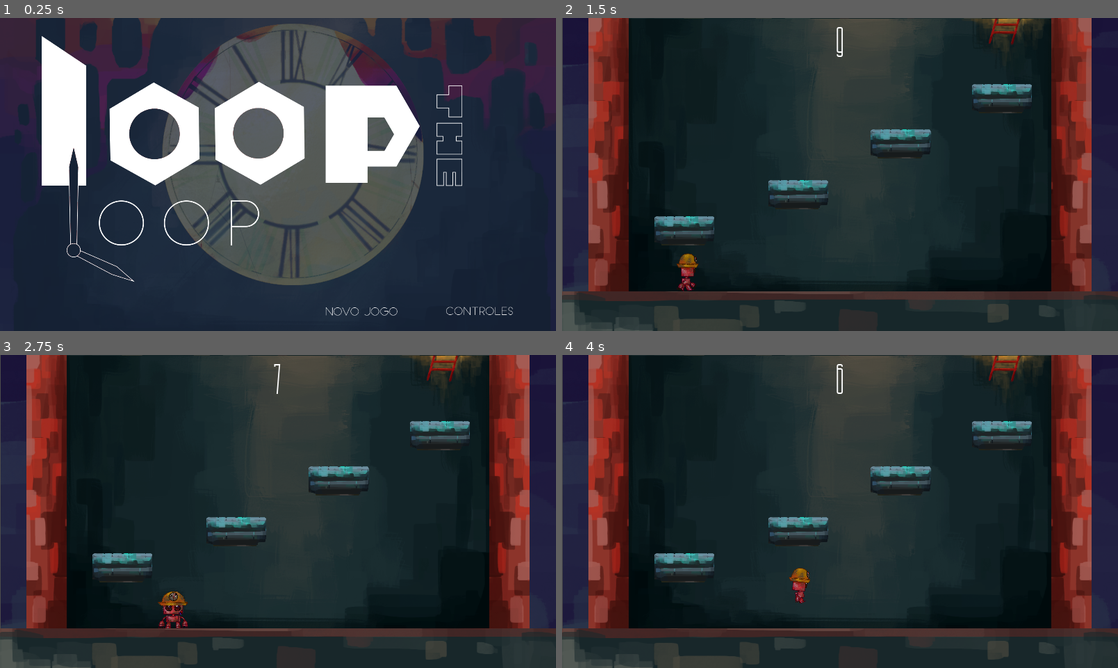
Above: before the commit, frames 1-4 (two rows, left to right).
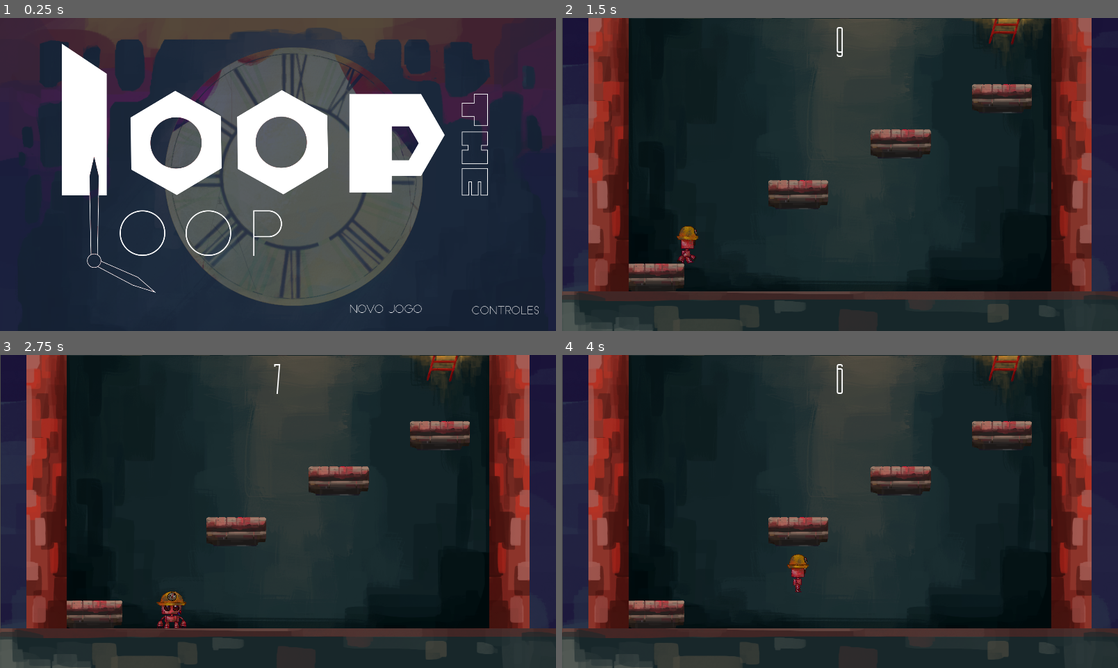
Above: after the commit, the same moments.

Repository: kcabra/clocky
Game: Godot game, scene res://holders/menu/main menu loop the loop.tscn
Same seed, same stepped clock (60 frames per second), same inputs: the game is played once before the commit and once after it.
Inputs (mouse positions are in pixels of both pictures, inside the frame that each line leads up to; where the layout moved, square brackets give the same spot in the first picture):
- Up to frame 1 (0.25 s): no input
- Up to frame 2 (1.5 s): click (951, 312) [928, 315] at 0.5 s; tap Enter at 1.25 s; hold D (move_right) from 1.28 s (still down); hold Space (place) from 1.28 s (still down)
- Up to frame 3 (2.75 s): release D (move_right) at 2.03 s; release Space (place) at 2.03 s; hold S (move_down) from 2.03 s (still down); tap Space (place) at 2.1 s
- Up to frame 4 (4 s): release S (move_down) at 2.78 s; hold D (move_right) 2.78-3.53 s; hold Space (place) 2.78-3.53 s; hold W (move_up) from 3.53 s (still down); tap Space (place) at 3.6 s

The runs differ from the first frame. In frame 1, 32% of the frame differs, in the area x 2-100%, y 0-96%; in frame 2, 3.4%; in frame 3, 3.4%; in frame 4, 3.4%.

Commit message:
jam release

Diff:
--- a/holders/menu/main menu loop the loop.tscn
+++ b/holders/menu/main menu loop the loop.tscn
@@ -13,31 +13,25 @@
 [node name="Title menu" type="Control"]
 anchor_right = 1.0
 anchor_bottom = 1.0
-margin_left = 507.123
-margin_top = -88.2924
-margin_right = 507.123
-margin_bottom = -88.2924
 script = ExtResource( 9 )
 __meta__ = {
 "_edit_use_anchors_": false
 }
 
-[node name="Sprite2" type="Sprite" parent="."]
-position = Vector2( 130.837, 440.658 )
-scale = Vector2( 1.01256, 1.01256 )
+[node name="bg" type="TextureRect" parent="."]
+anchor_top = -0.03
+margin_right = 1280.0
+margin_bottom = 828.4
 texture = ExtResource( 1 )
-
-[node name="Sprite" type="Sprite" parent="."]
-position = Vector2( 689.335, 169.993 )
-scale = Vector2( 0.68107, 0.68107 )
-texture = ExtResource( 3 )
-offset = Vector2( -904.163, 392.45 )
+__meta__ = {
+"_edit_use_anchors_": false
+}
 
 [node name="newgame" type="TextureButton" parent="."]
-margin_left = 231.877
-margin_top = 672.292
-margin_right = 431.877
-margin_bottom = 872.292
+margin_left = 795.0
+margin_top = 578.0
+margin_right = 995.0
+margin_bottom = 778.0
 texture_normal = ExtResource( 2 )
 texture_pressed = ExtResource( 5 )
 texture_hover = ExtResource( 4 )
@@ -46,19 +40,28 @@
 }
 
 [node name="instrucoes" type="TextureButton" parent="."]
-anchor_left = 0.178
-anchor_top = 0.811
-anchor_right = 0.178
-anchor_bottom = 0.811
-margin_left = 271.037
-margin_top = 138.372
-margin_right = 502.037
-margin_bottom = 223.372
+margin_left = 1066.0
+margin_top = 632.0
+margin_right = 1266.0
+margin_bottom = 832.0
 texture_normal = ExtResource( 8 )
 texture_pressed = ExtResource( 6 )
 texture_hover = ExtResource( 7 )
 __meta__ = {
 "_edit_use_anchors_": false
 }
+
+[node name="bg2" type="TextureRect" parent="."]
+margin_left = 633.0
+margin_top = 371.0
+margin_right = 633.0
+margin_bottom = 371.0
+rect_scale = Vector2( 0.689823, 0.689823 )
+texture = ExtResource( 3 )
+expand = true
+stretch_mode = 4
+__meta__ = {
+"_edit_use_anchors_": true
+}
 [connection signal="pressed" from="newgame" to="." method="_on_newgame_pressed"]
 [connection signal="pressed" from="instrucoes" to="." method="_on_instrucoes_pressed"]
--- a/levels/game_mode.gd
+++ b/levels/game_mode.gd
@@ -58,4 +58,7 @@
 func start_game_ending():
     timer.stop()
     $UI/Label.visible = false
+    yield(get_tree().create_timer(3.0), "timeout")
     $Ending.play("ending")
+    yield($Ending, "animation_finished")
+    get_tree().change_scene("res://holders/menu/main menu loop the loop.tscn")
--- a/levels/proto2.tscn
+++ b/levels/proto2.tscn
@@ -17,19 +17,160 @@
 [ext_resource path="res://clocky.ogg" type="AudioStream" id=15]
 [ext_resource path="res://holders/parede do final R.PNG" type="Texture" id=16]
 [ext_resource path="res://holders/parede do final L.png" type="Texture" id=17]
-
-[sub_resource type="Animation" id=9]
+[ext_resource path="res://holders/Clock_Strikes_Twelve-Clock_Man-1976178740.ogg" type="AudioStream" id=18]
+[ext_resource path="res://holders/black.png" type="Texture" id=19]
+
+[sub_resource type="Animation" id=1]
 resource_name = "ending"
-
-[sub_resource type="DynamicFontData" id=1]
+length = 12.5
+step = 0.05
+tracks/0/type = "value"
+tracks/0/path = NodePath("Modulator/CanvasModulate:color")
+tracks/0/interp = 1
+tracks/0/loop_wrap = true
+tracks/0/imported = false
+tracks/0/enabled = true
+tracks/0/keys = {
+"times": PoolRealArray( 0, 0.1, 0.25, 0.55, 0.7, 1.2, 1.55, 2.5, 2.6, 2.7 ),
+"transitions": PoolRealArray( 1, 1, 1, 1, 1, 1, 1, 1, 1, 1 ),
+"update": 0,
+"values": [ Color( 1, 1, 1, 1 ), Color( 0.0666667, 0.2, 0.596078, 1 ), Color( 1, 1, 1, 1 ), Color( 1, 1, 1, 1 ), Color( 0.219608, 0.964706, 1, 1 ), Color( 0.219608, 0.964706, 1, 1 ), Color( 1, 1, 1, 1 ), Color( 1, 1, 1, 1 ), Color( 0.97, 0.4656, 0.953187, 1 ), Color( 1, 1, 1, 1 ) ]
+}
+tracks/1/type = "value"
+tracks/1/path = NodePath("relog/bg/ponteiro final horas:rotation_degrees")
+tracks/1/interp = 1
+tracks/1/loop_wrap = true
+tracks/1/imported = false
+tracks/1/enabled = true
+tracks/1/keys = {
+"times": PoolRealArray( 0, 0.7, 1.45, 1.95, 2.6 ),
+"transitions": PoolRealArray( 1, 1, 1, 1, 1 ),
+"update": 0,
+"values": [ -1.86341, 154.194, -684.275, -724.207, -734.14 ]
+}
+tracks/2/type = "value"
+tracks/2/path = NodePath("relog/bg/ponteiro final minutos:rotation_degrees")
+tracks/2/interp = 1
+tracks/2/loop_wrap = true
+tracks/2/imported = false
+tracks/2/enabled = true
+tracks/2/keys = {
+"times": PoolRealArray( 0, 0.7, 1.5, 1.7, 1.9, 2.15, 2.4, 2.6 ),
+"transitions": PoolRealArray( 1, 1, 1, 1, 1, 1, 1, 1 ),
+"update": 0,
+"values": [ -138.636, -227.818, -206.654, -174.249, -174.249, -132.248, -132.248, -36.7201 ]
+}
+tracks/3/type = "value"
+tracks/3/path = NodePath("Ending/Particles2D:emitting")
+tracks/3/interp = 1
+tracks/3/loop_wrap = true
+tracks/3/imported = false
+tracks/3/enabled = true
+tracks/3/keys = {
+"times": PoolRealArray( 0, 2.6 ),
+"transitions": PoolRealArray( 1, 1 ),
+"update": 1,
+"values": [ false, true ]
+}
+tracks/4/type = "value"
+tracks/4/path = NodePath("Ending/Particles2D2:emitting")
+tracks/4/interp = 1
+tracks/4/loop_wrap = true
+tracks/4/imported = false
+tracks/4/enabled = true
+tracks/4/keys = {
+"times": PoolRealArray( 0, 2.6, 2.8 ),
+"transitions": PoolRealArray( 1, 1, 1 ),
+"update": 1,
+"values": [ false, true, false ]
+}
+tracks/5/type = "value"
+tracks/5/path = NodePath("Ending/Sprite:modulate")
+tracks/5/interp = 1
+tracks/5/loop_wrap = true
+tracks/5/imported = false
+tracks/5/enabled = true
+tracks/5/keys = {
+"times": PoolRealArray( 0, 8.65, 12.4 ),
+"transitions": PoolRealArray( 1, 1, 1 ),
+"update": 0,
+"values": [ Color( 1, 1, 1, 0 ), Color( 1, 1, 1, 0 ), Color( 1, 1, 1, 1 ) ]
+}
+tracks/6/type = "value"
+tracks/6/path = NodePath("Ending/AudioStreamPlayer:playing")
+tracks/6/interp = 1
+tracks/6/loop_wrap = true
+tracks/6/imported = false
+tracks/6/enabled = true
+tracks/6/keys = {
+"times": PoolRealArray( 0, 1.15 ),
+"transitions": PoolRealArray( 1, 1 ),
+"update": 1,
+"values": [ false, true ]
+}
+tracks/7/type = "value"
+tracks/7/path = NodePath("Ending/AudioStreamPlayer:volume_db")
+tracks/7/interp = 1
+tracks/7/loop_wrap = true
+tracks/7/imported = false
+tracks/7/enabled = true
+tracks/7/keys = {
+"times": PoolRealArray( 1.05, 8.45, 12.35 ),
+"transitions": PoolRealArray( 1, 1, 1 ),
+"update": 0,
+"values": [ 0.0, 0.0, -40.0 ]
+}
+tracks/8/type = "value"
+tracks/8/path = NodePath("AudioStreamPlayer:volume_db")
+tracks/8/interp = 1
+tracks/8/loop_wrap = true
+tracks/8/imported = false
+tracks/8/enabled = true
+tracks/8/keys = {
+"times": PoolRealArray( 0, 1.2 ),
+"transitions": PoolRealArray( 1, 1 ),
+"update": 0,
+"values": [ 0.0, -40.0 ]
+}
+
+[sub_resource type="Gradient" id=2]
+colors = PoolColorArray( 0.81463, 0.092926, 0.820312, 1, 0.0638123, 0.960938, 0.624516, 1 )
+
+[sub_resource type="GradientTexture" id=3]
+gradient = SubResource( 2 )
+
+[sub_resource type="ParticlesMaterial" id=4]
+emission_shape = 1
+emission_sphere_radius = 20.0
+flag_disable_z = true
+spread = 180.0
+gravity = Vector3( 0, -10, 0 )
+initial_velocity = 5.0
+orbit_velocity = 0.1
+orbit_velocity_random = 0.0
+scale = 0.3
+color_ramp = SubResource( 3 )
+
+[sub_resource type="ParticlesMaterial" id=5]
+emission_shape = 1
+emission_sphere_radius = 20.0
+flag_disable_z = true
+spread = 180.0
+gravity = Vector3( 0, 10, 0 )
+initial_velocity = 10.0
+orbit_velocity = 0.0
+orbit_velocity_random = 0.0
+damping = 2.0
+scale = 0.3
+
+[sub_resource type="DynamicFontData" id=6]
 font_path = "res://holders/Architectural-TTF/Architectural.ttf"
 
-[sub_resource type="DynamicFont" id=2]
+[sub_resource type="DynamicFont" id=7]
 size = 100
-font_data = SubResource( 1 )
-
-[sub_resource type="Animation" id=3]
-resource_name = "modulate"
+font_data = SubResource( 6 )
+
+[sub_resource type="Animation" id=8]
 tracks/0/type = "value"
 tracks/0/path = NodePath("Modulator/CanvasModulate:color")
 tracks/0/interp = 1
@@ -63,7 +204,35 @@
 script = ExtResource( 3 )
 
 [node name="Ending" type="AnimationPlayer" parent="."]
-anims/ending = SubResource( 9 )
+anims/ending = SubResource( 1 )
+
+[node name="Sprite" type="Sprite" parent="Ending"]
+modulate = Color( 1, 1, 1, 0 )
+position = Vector2( 651, -3824 )
+z_index = 5
+texture = ExtResource( 19 )
+region_enabled = true
+region_rect = Rect2( 0, -705.606, 1959.79, 1200.46 )
+
+[node name="Particles2D" type="Particles2D" parent="Ending"]
+position = Vector2( 650, -3829 )
+scale = Vector2( 12.92, 12.92 )
+emitting = false
+amount = 1100
+lifetime = 3.0
+process_material = SubResource( 4 )
+
+[node name="Particles2D2" type="Particles2D" parent="Ending"]
+position = Vector2( 650, -3829 )
+scale = Vector2( 12.92, 12.92 )
+emitting = false
+amount = 1100
+lifetime = 3.0
+explosiveness = 1.0
+process_material = SubResource( 5 )
+
+[node name="AudioStreamPlayer" type="AudioStreamPlayer" parent="Ending"]
+stream = ExtResource( 18 )
 
 [node name="UI" type="CanvasLayer" parent="."]
 
@@ -84,7 +253,7 @@
 one_shot = true
 
 [node name="Modulator" type="AnimationPlayer" parent="."]
-anims/modulate = SubResource( 3 )
+anims/modulate = SubResource( 8 )
 
 [node name="CanvasModulate" type="CanvasModulate" parent="Modulator"]
 position = Vector2( 212, -705 )
@@ -108,10 +277,12 @@
 script = ExtResource( 2 )
 
 [node name="parede" type="StaticBody2D" parent="."]
+z_index = 1
+z_as_relative = false
 
 [node name="left" type="CollisionShape2D" parent="parede"]
 position = Vector2( 107, 314 )
-shape = SubResource( 4 )
+shape = SubResource( 9 )
 __meta__ = {
 "_edit_group_": true
 }
@@ -199,7 +370,8 @@
 
 [node name="left2" type="CollisionShape2D" parent="parede"]
 position = Vector2( 107, -314 )
-shape = SubResource( 4 )
+z_index = 1
+shape = SubResource( 9 )
 __meta__ = {
 "_edit_group_": true
 }
@@ -300,6 +472,8 @@
 
 [node name="chao" type="StaticBody2D" parent="tela1"]
 position = Vector2( 640, 674 )
+z_index = 1
+z_as_relative = false
 
 [node name="Sprite" type="Sprite" parent="tela1/chao"]
 texture = ExtResource( 9 )
@@ -308,11 +482,11 @@
 "level_transition",
 ]]
 visible = false
-shape = SubResource( 6 )
+shape = SubResource( 11 )
 one_way_collision = true
 
 [node name="plat_static" parent="tela1" instance=ExtResource( 7 )]
-position = Vector2( 282, 490 )
+position = Vector2( 213, 598 )
 
 [node name="plat_static2" parent="tela1" instance=ExtResource( 7 )]
 position = Vector2( 1013, 186 )
@@ -339,6 +513,8 @@
 
 [node name="chao" type="StaticBody2D" parent="tela2"]
 position = Vector2( 640, 662 )
+z_index = 1
+z_as_relative = false
 
 [node name="Sprite" type="Sprite" parent="tela2/chao"]
 scale = Vector2( 0.839999, 1 )
@@ -703,13 +879,13 @@
 
 [node name="ponteiro final horas" type="Sprite" parent="relog/bg"]
 position = Vector2( 589.519, 297.487 )
-rotation = -0.0325227
+rotation = -0.0325226
 texture = ExtResource( 12 )
 offset = Vector2( 24.9125, -103.625 )
 
 [node name="ponteiro final minutos" type="Sprite" parent="relog/bg"]
 position = Vector2( 590, 297 )
-rotation = -2.41966
+rotation = -2.41965
 texture = ExtResource( 13 )
 offset = Vector2( 48, -53 )
 
--- a/obj/static_plat_default.tscn
+++ b/obj/static_plat_default.tscn
@@ -1,6 +1,6 @@
 [gd_scene load_steps=3 format=2]
 
-[ext_resource path="res://holders/tile fixa.png" type="Texture" id=1]
+[ext_resource path="res://holders/tile fixa2.png" type="Texture" id=1]
 
 [sub_resource type="RectangleShape2D" id=1]
 extents = Vector2( 138, 65 )
--- a/player/Player_run.gd
+++ b/player/Player_run.gd
@@ -1,12 +1,13 @@
- extends KinematicBody2D
+tool
+extends KinematicBody2D
 
 ## MOVEMENT
-const BLOCK_SIZE = 45
-const MAX_GRAV = 500
-const SPEED = 200
-var jump_duration = 0.7
-var jump_height = 6
-var jump_min_height = 2
+export var BLOCK_SIZE = 90
+export var MAX_GRAV = 500
+export var SPEED = 200
+export var jump_duration = 0.7
+export var jump_height = 1.5
+export var jump_min_height = 1.0
 var move_vec = Vector2.ZERO
 
 func is_on_ground():
--- a/player/player_run.tscn
+++ b/player/player_run.tscn
@@ -68,6 +68,10 @@
 collision_layer = 3
 collision_mask = 3
 script = ExtResource( 2 )
+BLOCK_SIZE = 45
+jump_duration = 0.4
+jump_height = 3
+jump_min_height = 2
 
 [node name="CollisionShape2D" type="CollisionShape2D" parent="."]
 modulate = Color( 0.941176, 0.00392157, 0.996078, 1 )
@@ -93,4 +97,5 @@
 [node name="AnimatedSprite" type="AnimatedSprite" parent="."]
 frames = SubResource( 2 )
 animation = "stand"
+frame = 1
 playing = true
Not shown, changed: export_presets.cfg
Binary file added: holders/black.png
Not shown, added: holders/black.png.import
Binary file added: holders/tile fixa2.png
Not shown, added: holders/tile fixa2.png.import
Not shown: 29 places in levels/proto2.tscn that only renumber resources
Not shown, added: holders/assets menu.rar
